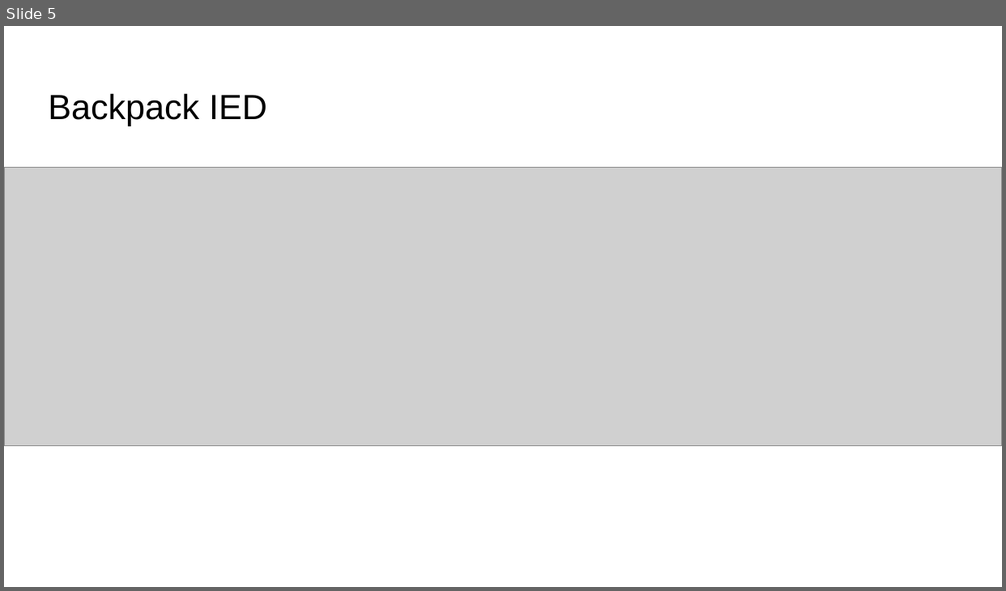
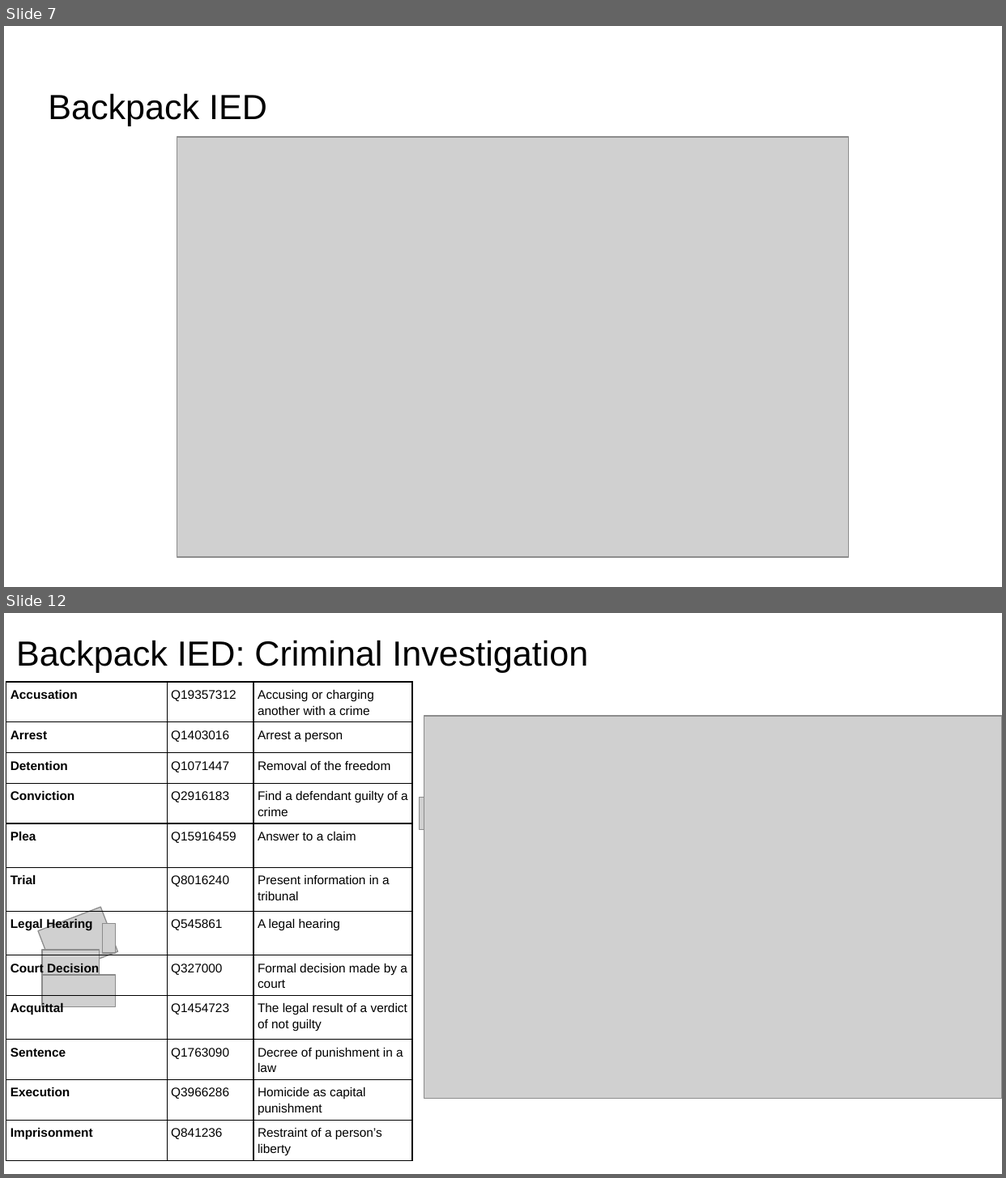
Before and after one commit to RESIN-KAIROS/schemalib, a slide deck: hrf/ied.pptx. Shown one above the other, each under a label of ours: slide 5 before the commit, slides 7 and 12 after it; the slides between them are not shown. The pictures are 1006x591 and 1006x1178 pixels, drawn with LibreOffice and Linux fonts; fonts in the diff are those of the drawing; grey boxes stand for pictures. Boxes give left, top, right and bottom in pixels: in the first picture for what was removed or moved away, otherwise in the second. Text is boxed around its words. In the diff, an @@ line names an element or a change of style, - is before the commit and + after.

```diff
--- a/hrf/ied.pptx
+++ b/hrf/ied.pptx
@@ slide 12 added at box(4, 613, 1002, 1174), background #FFFFFF @@
@@ title added at box(16, 640, 588, 673), 25.2 pt, text #000000 @@
+Backpack IED: Criminal Investigation
@@ table added at box(6, 682, 412, 1166), 12 rows, 3 columns @@
+Accusation | Q19357312 | Accusing or charging another with a crime
+Arrest | Q1403016 | Arrest a person
+Detention | Q1071447 | Removal of the freedom
+Conviction | Q2916183 | Find a defendant guilty of a crime
+Plea | Q15916459 | Answer to a claim
+Trial | Q8016240 | Present information in a tribunal
+Legal Hearing | Q545861 | A legal hearing
+Court Decision | Q327000 | Formal decision made by a court
+Acquittal | Q1454723 | The legal result of a verdict of not guilty
+Sentence | Q1763090 | Decree of punishment in a law
+Execution | Q3966286 | Homicide as capital punishment
+Imprisonment | Q841236 | Restraint of a person’s liberty
@@ picture added at box(424, 716, 1002, 1098) @@
@@ picture added at box(420, 798, 461, 829) @@
@@ picture added at box(37, 907, 117, 976) @@
@@ picture added at box(102, 924, 115, 954) @@
@@ picture added at box(42, 950, 99, 975) @@
@@ picture added at box(42, 975, 115, 1007) @@
@@ what was slide 5 is now slide 7 @@
@@ slide 7 changed as well @@
@@ picture: place and size @@
-picture at box(4, 168, 1002, 446)
+picture at box(177, 137, 850, 557)
```
Also in this commit, not shown: 5 other slides changed, 26 other slides added, 6 slides removed.
